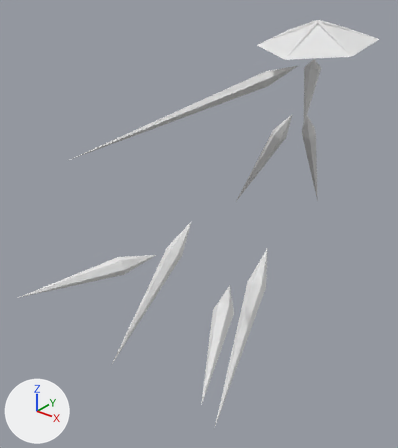
Before and after pictures for a commit that changed the glTF model glb_imports/ClarityDressShards.glb.
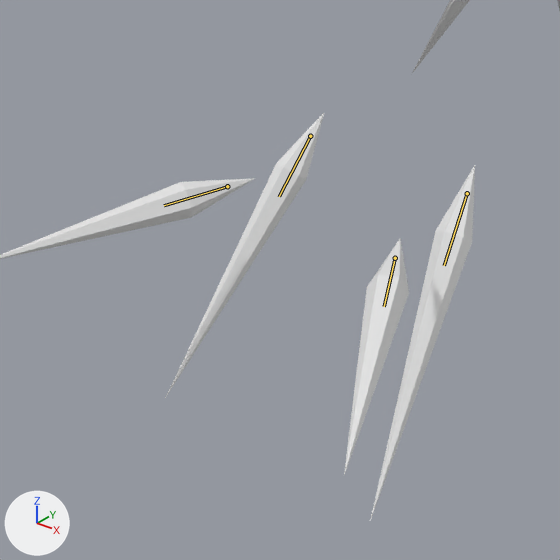
Each version is shown whole from a 50 mm camera at (31.5, -60.2, 21.9) aimed at (-8.7, -9.9, -9.2), then close up on the part from 7% to 78% of the width and 37% to 100% of the height. Lighting does not change. The marker at lower left points along +X, +Y and +Z. The older version's two pictures come first. Both versions are drawn at frame 54 of the action 'QuadShardSequence1'; the numbers are the values there. The bones that change, and the others that lie on the model, are drawn over the model as lines in the close-ups.

Names of what the first close-up shows: 'BackRight', 'FrontLeft', 'FrontRight', 'MiddleLeft', 'MiddleRight'.
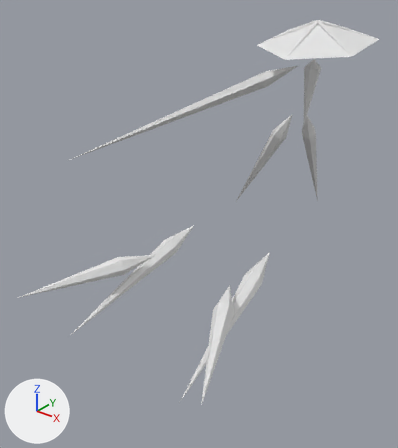
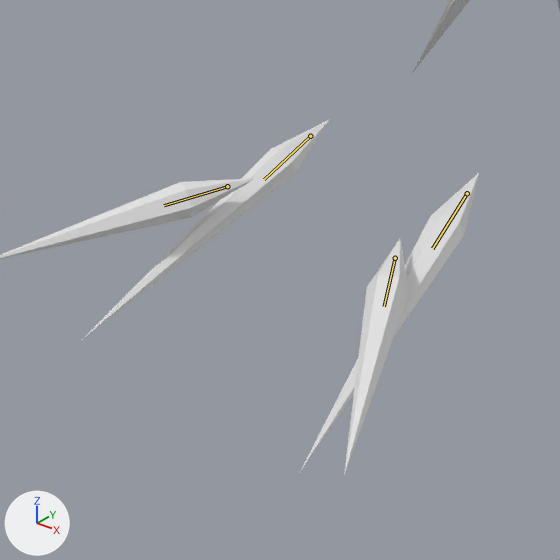
Pixel boxes (x1, y1, x2, y2) of what changed, in the close-ups (560 x 560 px):
'MiddleLeft', posed (55% wider, 23% shorter)
    before: (165, 113, 324, 398)
    after: (83, 119, 330, 339)
'MiddleRight', posed (69% wider, 17% shorter)
    before: (370, 165, 475, 521)
    after: (301, 173, 479, 470)
bone 'Middle.L', root to tip
    before: (310, 136) to (279, 196)
    after: (310, 136) to (264, 179)
bone 'Middle.R', root to tip
    before: (467, 193) to (444, 265)
    after: (467, 193) to (432, 248)

The edits, one by one:
Bone 'Middle.L' (bone_middle_l) turns from (39, -1, -24) to (69, 3, -23) degrees about its own x, y and z.
Bone 'Middle.R' (bone_middle_r) turns from (39, 1, 24) to (69, -3, 23) degrees about its own x, y and z.
